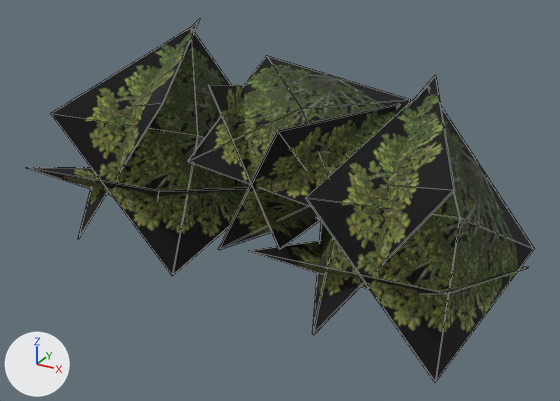
A saved change to the OBJ model sceneobjs/huodong_fuben_234/huodong_fuben_234_dimian_01_c.obj.
One viewpoint serves both versions: a 50 mm lens placed at (291.0, -591.0, 230.0), pointed at (15.0, -89.0, -21.0). Every picture has the same lights, and +X, +Y and +Z are marked at lower left. Mesh edges are drawn as thin lines. Where no turn or scale is listed for an object, it has been applied to the vertices.

Objects in the first picture: 'huodong_fuben_234_dimian_01_c'.
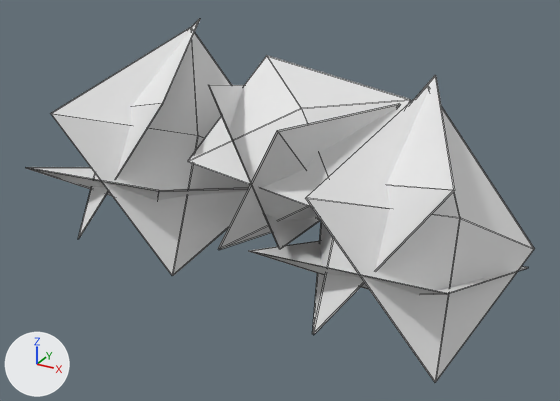
Pixel boxes (x1, y1, x2, y2) of what changed, in the pictures (560 x 401 px):
'huodong_fuben_234_dimian_01_c', recoloured
    both: (26, 19, 534, 382)

What changed in the scene script:
```text
Add mat_material_1_1:
    mat_material_1_1 = principled_material('material_1')
    mat_material_1_1.base_color = (0.8, 0.8, 0.8)  # white #e7e7e7
    mat_material_1_1.roughness = 1.0
Change me_huodong_fuben_234_dimian_01_c:
    where me_huodong_fuben_234_dimian_01_c.from_pydata(...)  # 90 vertices, 72 faces; spans x -202.0..202.0, y -171.0..-3.0, z -101.0..100.0
    remove me_huodong_fuben_234_dimian_01_c.materials.append(mat_material_1)  # picture img_huodong_fuben_234_dimian_01_02_png
    add me_huodong_fuben_234_dimian_01_c.materials.append(mat_material_1_1)  # white #e7e7e7
```
